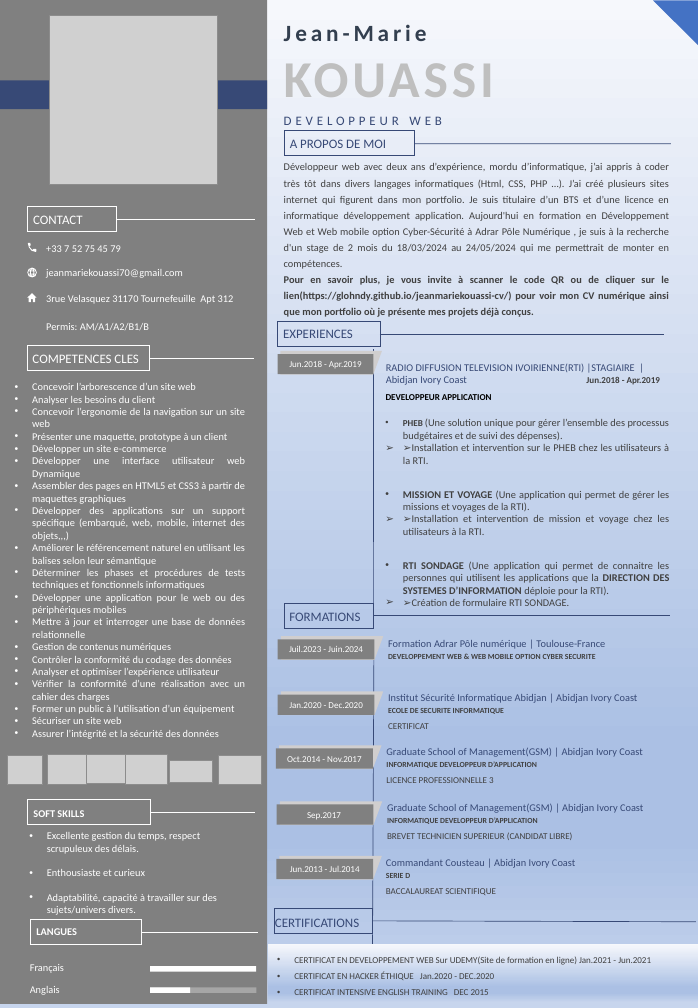
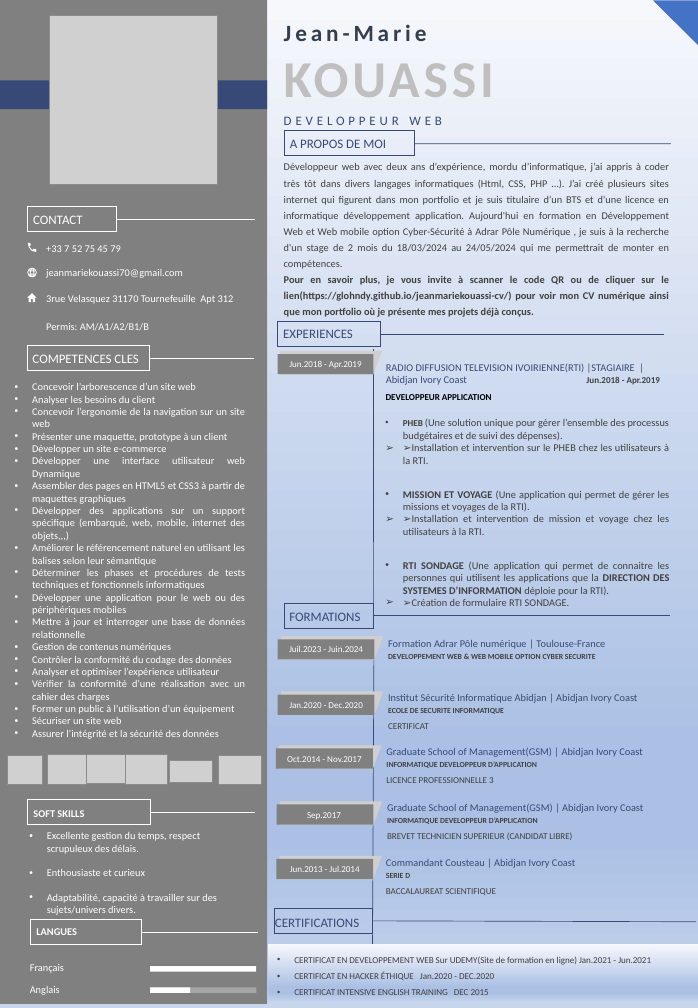
Before and after one commit to Glohndy/Formation-adrar, a slide deck: slide 1 of CV/CV KOUASSI GLOHNDY.pptx. Drawn at 698x1008 pixels with LibreOffice and Linux fonts; fonts in the diff are those of the drawing; grey boxes stand for pictures. Boxes give left, top, right and bottom in pixels: in the first picture for what was removed or moved away, otherwise in the second. Text is boxed around its words. In the diff, an @@ line names an element or a change of style, - is before the commit and + after.

Commit message:
adrar

```diff
--- a/CV/CV KOUASSI GLOHNDY.pptx
+++ b/CV/CV KOUASSI GLOHNDY.pptx
@@ text at [284, 163, 669, 269]: text changed @@
-Développeur web avec deux ans d’expérience, mordu d’informatique, j’ai appris à coder très tôt dans divers langages informatiques (Html, CSS, PHP …). J’ai créé plusieurs sites internet qui figurent dans mon portfolio. Je suis titulaire d’un BTS et d’une licence en informatique développement application. Aujourd'hui en formation en Développement Web et Web mobile option Cyber-Sécurité à Adrar Pôle Numérique , je suis à la recherche d'un stage de 2 mois du 18/03/2024 au 24/05/2024 qui me permettrait de monter en compétences.
+Développeur web avec deux ans d’expérience, mordu d’informatique, j’ai appris à coder très tôt dans divers langages informatiques (Html, CSS, PHP …). J’ai créé plusieurs sites internet qui figurent dans mon portfolio et je suis titulaire d’un BTS et d’une licence en informatique développement application. Aujourd'hui en formation en Développement Web et Web mobile option Cyber-Sécurité à Adrar Pôle Numérique , je suis à la recherche d'un stage de 2 mois du 18/03/2024 au 24/05/2024 qui me permettrait de monter en compétences.
```
Also in this commit, not shown: 3 other files.
